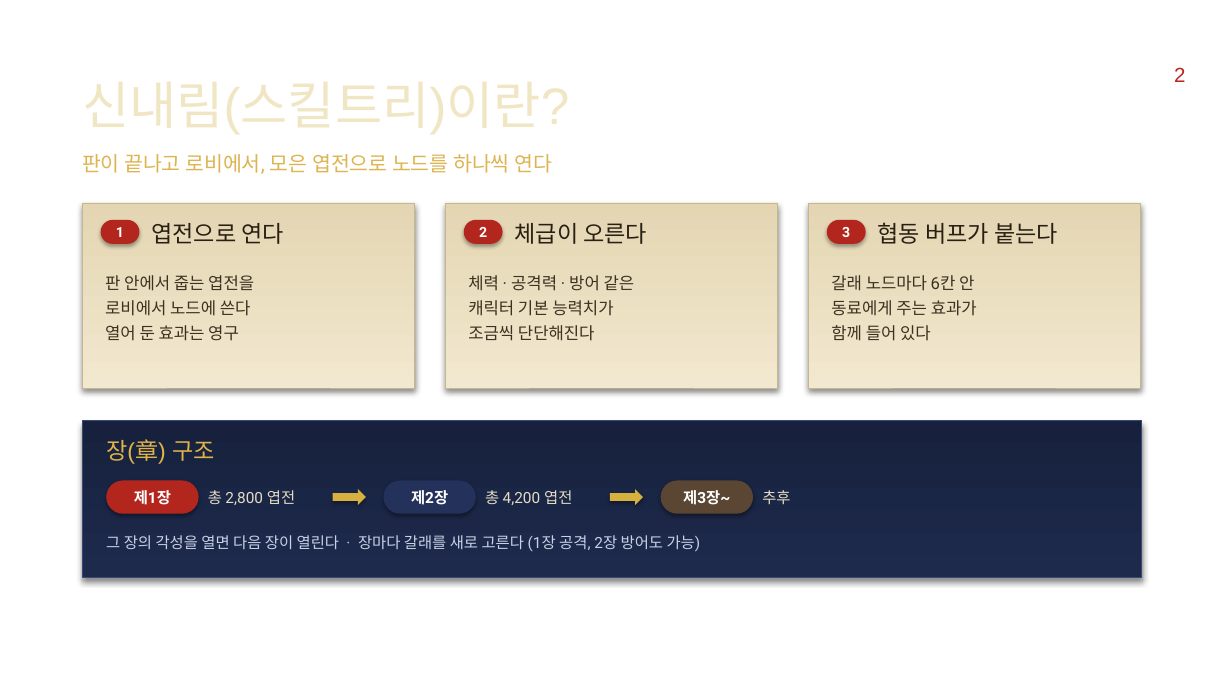
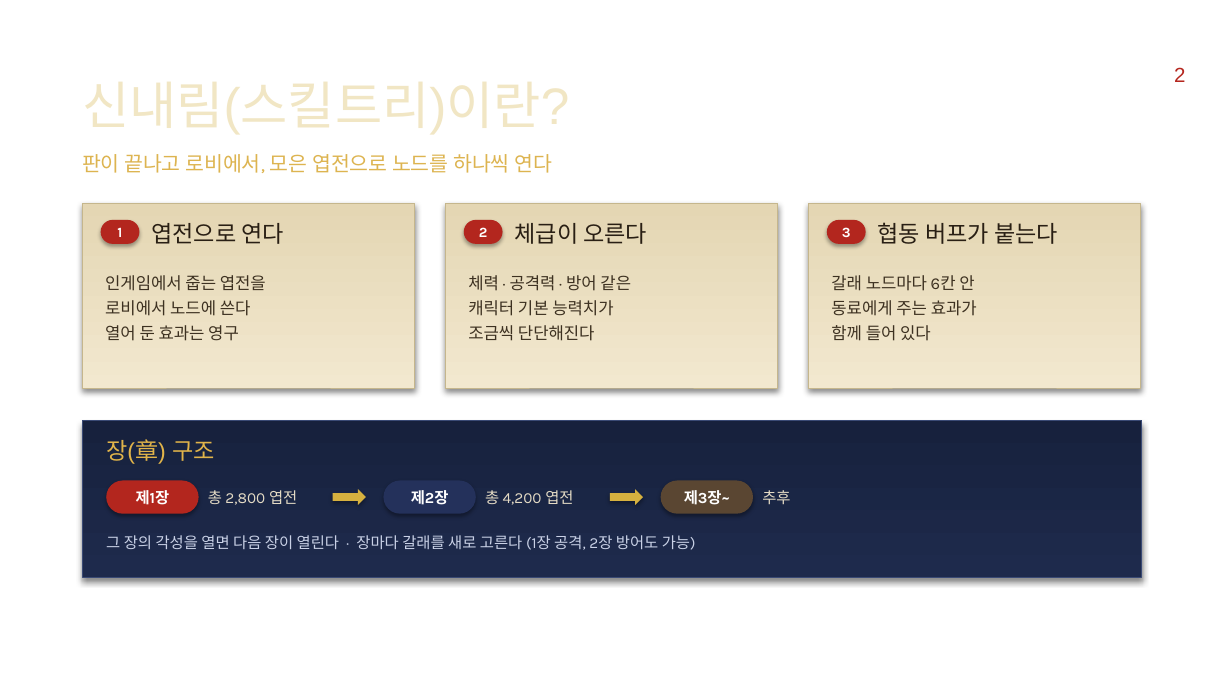
Before and after one commit to limthat/cheonmyeong, a slide deck: slide 2 of CheonMyeong_Resources/[신내림] 천명_전체캐릭터_261102.pptx. Drawn at 1232x693 pixels with LibreOffice and Linux fonts; fonts in the diff are those of the drawing; background and template pictures are left out. Boxes give left, top, right and bottom in pixels: in the first picture for what was removed or moved away, otherwise in the second. Text is boxed around its words. In the diff, an @@ line names an element or a change of style, - is before the commit and + after.

```diff
--- a/CheonMyeong_Resources/[신내림] 천명_전체캐릭터_261102.pptx
+++ b/CheonMyeong_Resources/[신내림] 천명_전체캐릭터_261102.pptx
@@ text at (105,275,266,291): text changed; font Roboto to Karla @@
-판 안에서 줍는 엽전을
+인게임에서 줍는 엽전을
@@ font Roboto to Karla in 8 elements at (468,275,631,341), (831,275,977,341), (106,481,199,514), (208,490,297,505), (384,481,476,514), (485,490,573,505), (661,481,753,514), (106,535,696,550) @@
```
Also in this commit, not shown: 44 other slides changed, 32 other files.
